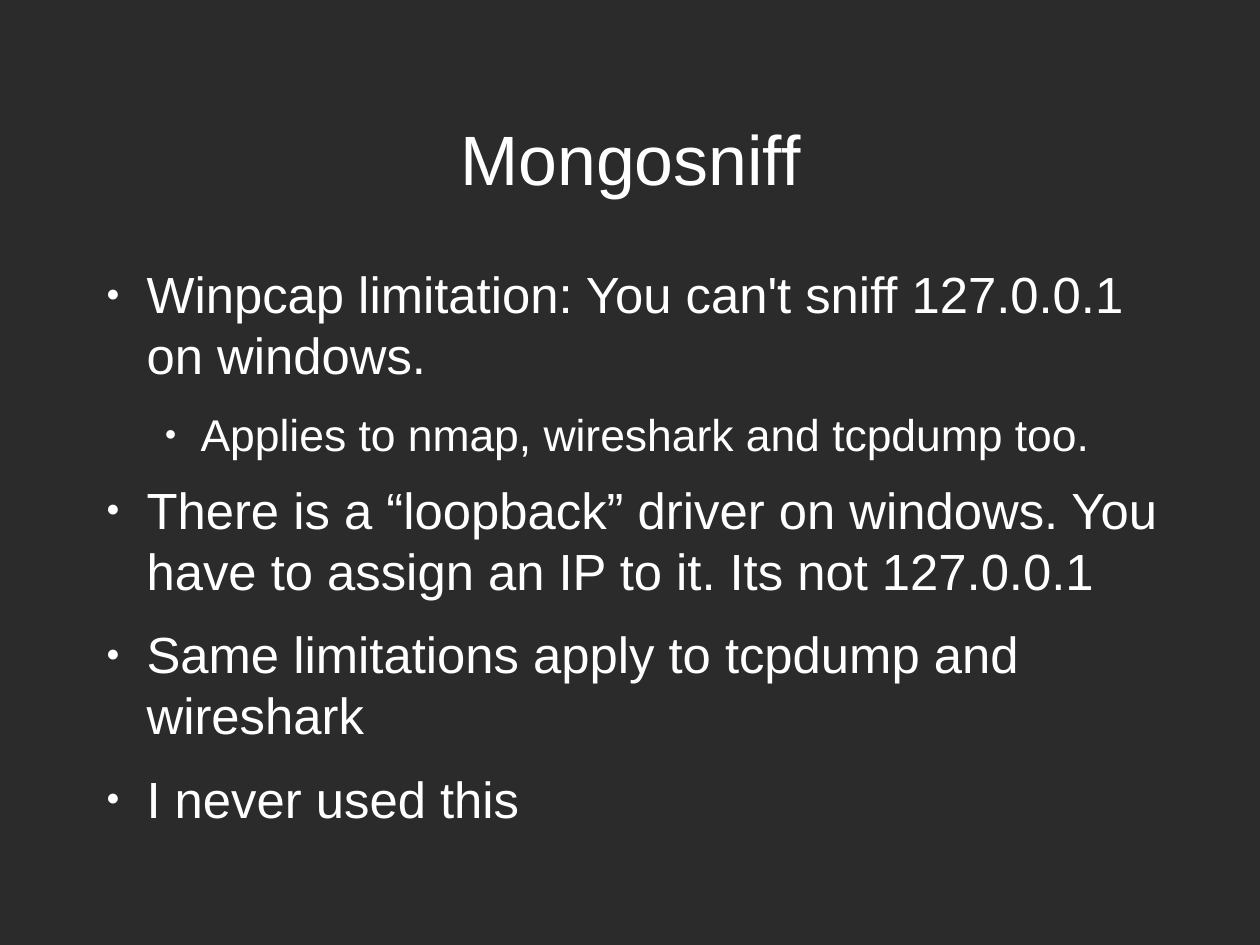
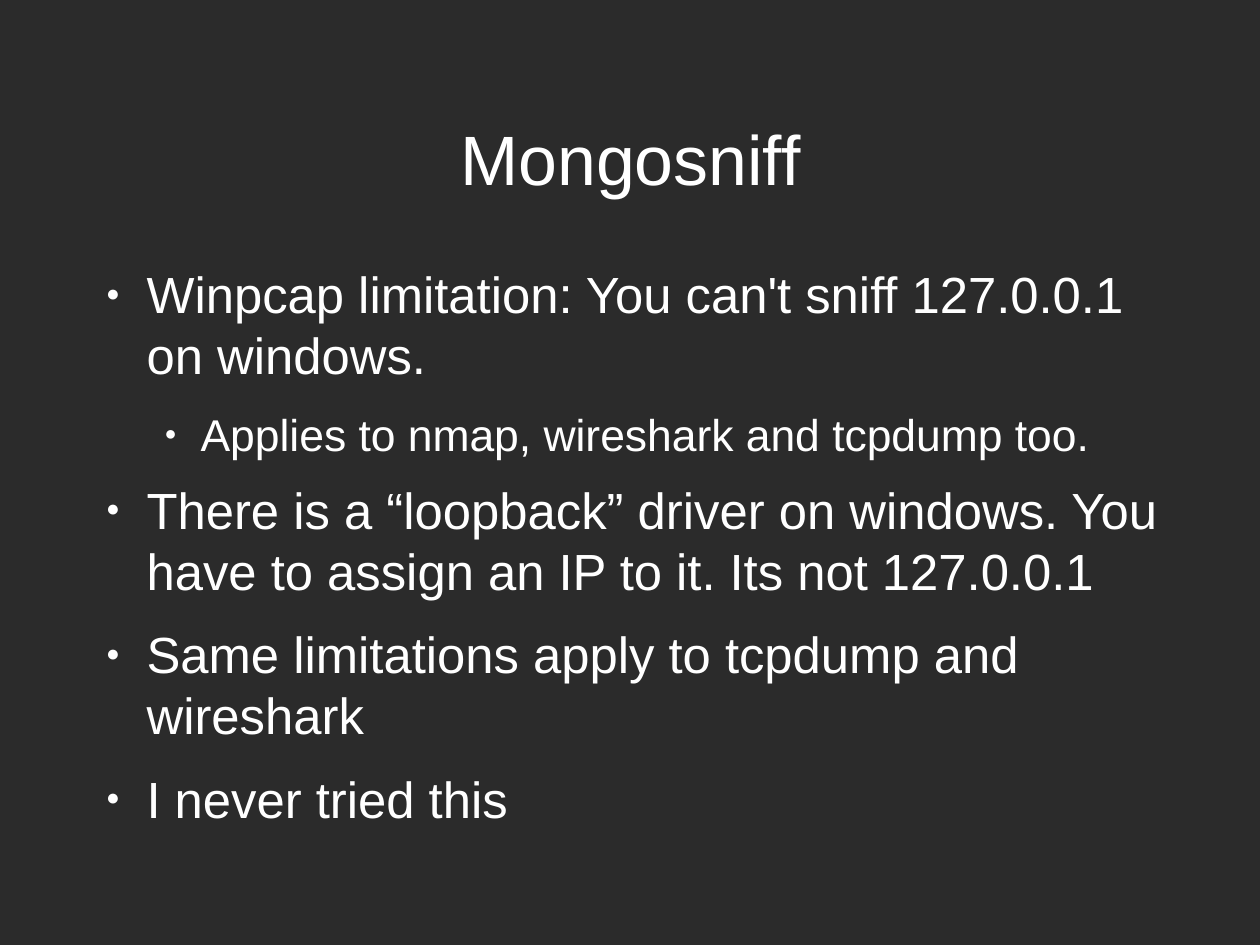
Before and after one commit to zippy1981/TalkMaterials, a slide deck: slide 29 of MongoMeetup/2010-July/Mongo Windows Administration for the Unix Programmer.odp (slide 26 before the commit). Drawn at 1260x945 pixels with LibreOffice and Linux fonts; fonts in the diff are those of the drawing; background and template pictures are left out; a plain dark background stands for a picture behind light text. Boxes give left, top, right and bottom in pixels: in the first picture for what was removed or moved away, otherwise in the second. Text is boxed around its words. In the diff, an @@ line names an element or a change of style, - is before the commit and + after.

```diff
--- a/MongoMeetup/2010-July/Mongo Windows Administration for the Unix Programmer.odp
+++ b/MongoMeetup/2010-July/Mongo Windows Administration for the Unix Programmer.odp
@@ text at (x1=147, y1=781, x2=508, y2=819): text changed @@
-● I never used this
+● I never tried this
```
Also in this commit, not shown: 7 other slides changed, 3 slides added, 2 other files.
